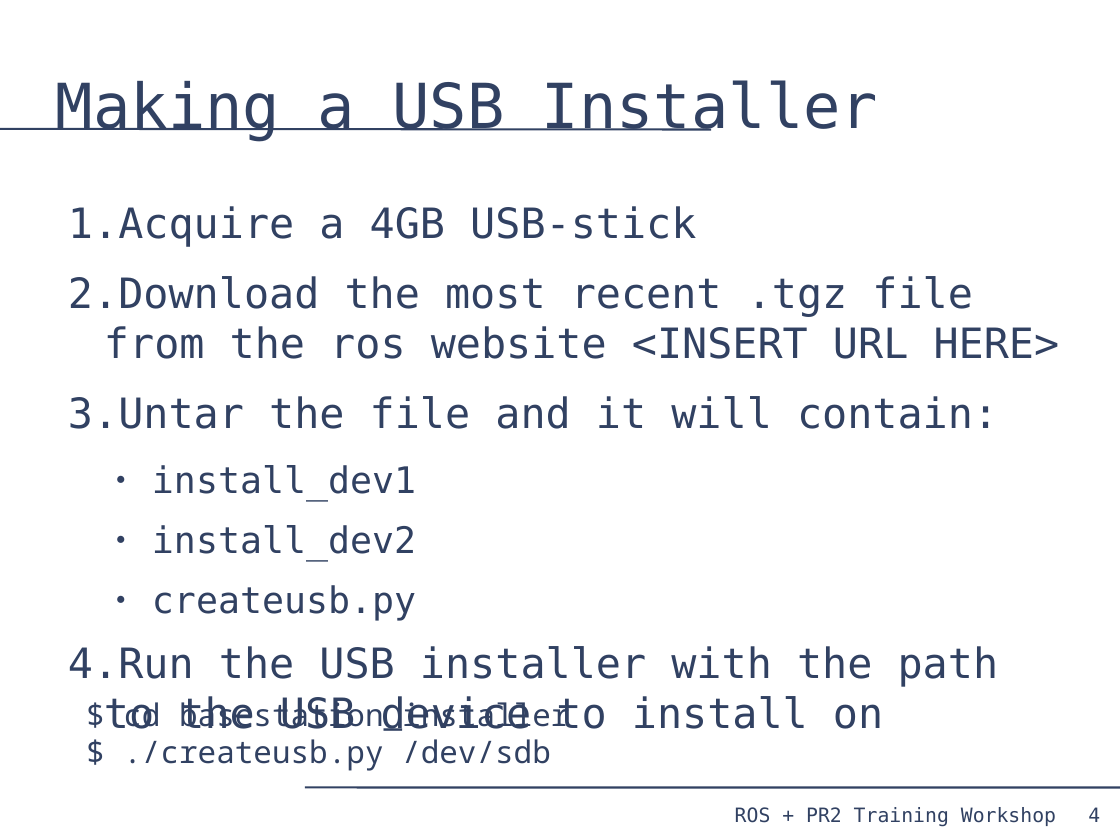
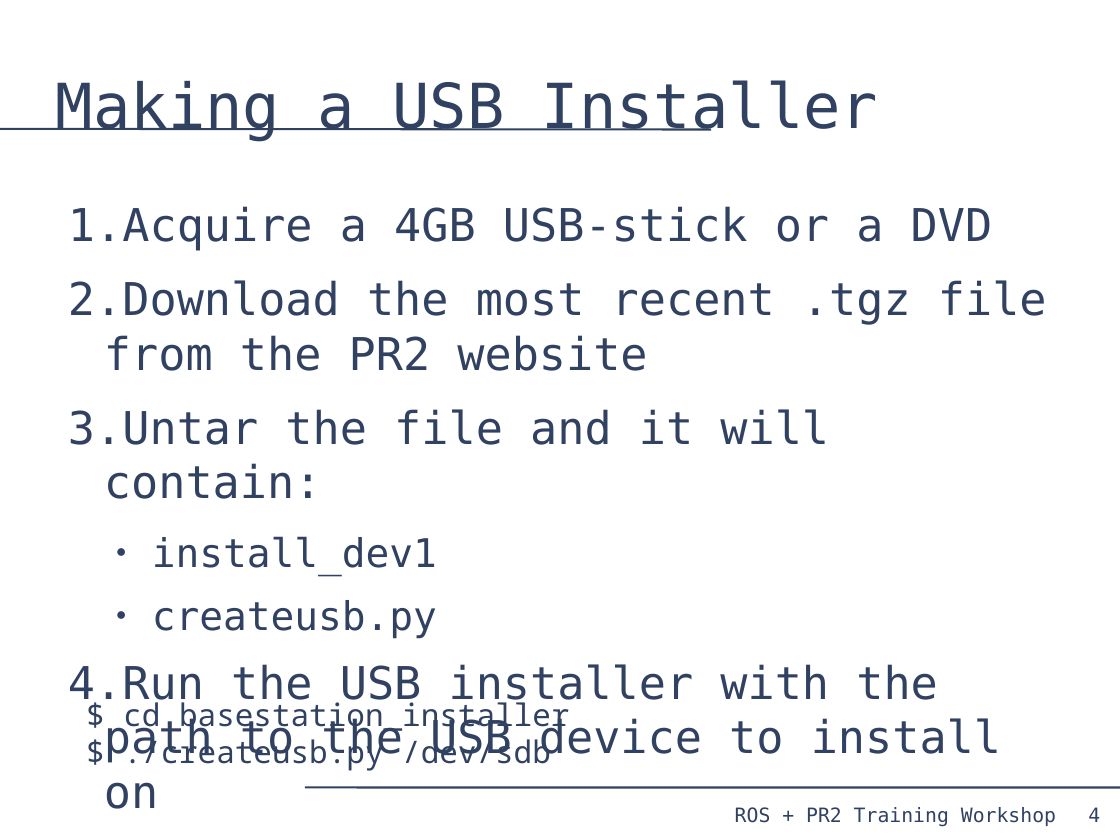
Before and after one commit to PR2/pr2_docs, a slide deck: slide 4 of pr2_training_workshop/reinstalling_pr2/reinstall.odp. Drawn at 1120x840 pixels with LibreOffice and Linux fonts; fonts in the diff are those of the drawing. Boxes give left, top, right and bottom in pixels: in the first picture for what was removed or moved away, otherwise in the second. Text is boxed around its words. In the diff, an @@ line names an element or a change of style, - is before the commit and + after.

```diff
--- a/pr2_training_workshop/reinstalling_pr2/reinstall.odp
+++ b/pr2_training_workshop/reinstalling_pr2/reinstall.odp
@@ text at (68, 206, 1047, 371): text changed; size 29.6 to 32 pt @@
-1. Acquire a 4GB USB-stick
-2. Download the most recent .tgz file from the ros website <INSERT URL HERE>
+1. Acquire a 4GB USB-stick or a DVD
+2. Download the most recent .tgz file from the PR2 website
@@ text at (68, 409, 1001, 764): size 29.6 to 32 pt in "Untar the file and it will contain:", "Run the USB installer with the path ..."; size 25.9 to 28 pt in "install_dev1", "createusb.py" @@
@@ text at (152, 525, 416, 562): paragraph removed @@
-  ● install_dev2
```
Also in this commit, not shown: 3 other slides changed, 2 slides added, 2 other files.
